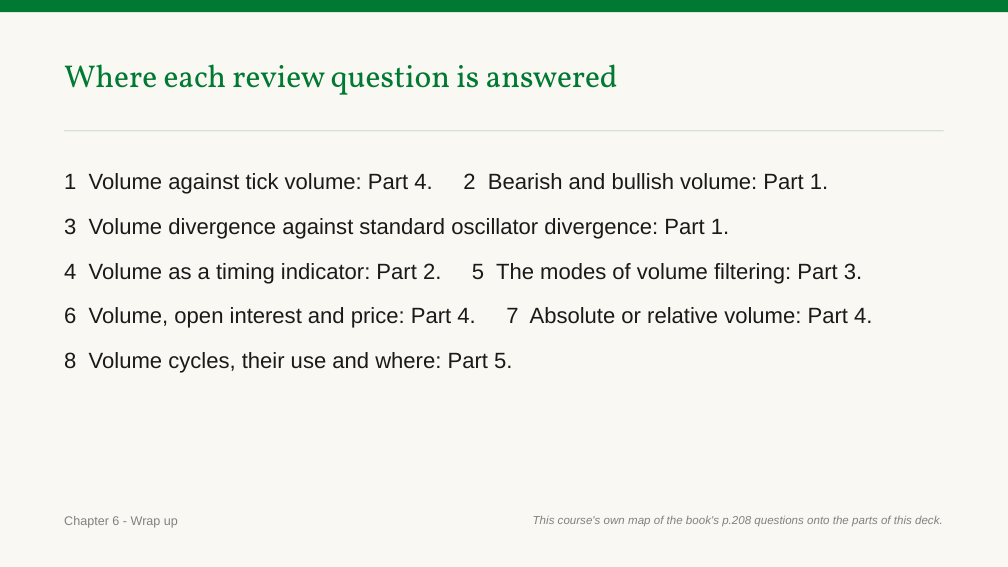
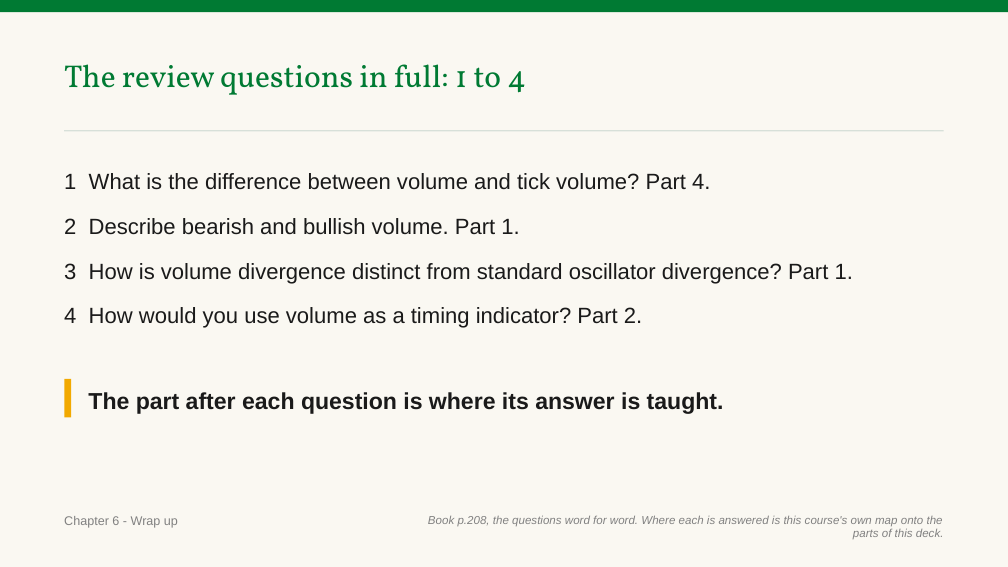
Before and after one commit to benjiesotelo-sudo/Telos_FIN1209, a slide deck: slide 172 of chapter-06/FIN1209-Chapter-06.pptx (slide 170 before the commit). Drawn at 1008x567 pixels with LibreOffice and Linux fonts; fonts in the diff are those of the drawing. Boxes give left, top, right and bottom in pixels: in the first picture for what was removed or moved away, otherwise in the second. Text is boxed around its words. In the diff, an @@ line names an element or a change of style, - is before the commit and + after.

```diff
--- a/chapter-06/FIN1209-Chapter-06.pptx
+++ b/chapter-06/FIN1209-Chapter-06.pptx
@@ text at (64,64,526,95): text changed @@
-Where each review question is answered
+The review questions in full: 1 to 4
@@ text at (64,173,853,328): text changed @@
-1 Volume against tick volume: Part 4. 2 Bearish and bullish volume: Part 1.
-3 Volume divergence against standard oscillator divergence: Part 1.
-4 Volume as a timing indicator: Part 2. 5 The modes of volume filtering: Part 3.
-6 Volume, open interest and price: Part 4. 7 Absolute or relative volume: Part 4.
-8 Volume cycles, their use and where: Part 5.
+1 What is the difference between volume and tick volume? Part 4.
+2 Describe bearish and bullish volume. Part 1.
+3 How is volume divergence distinct from standard oscillator divergence? Part 1.
+4 How would you use volume as a timing indicator? Part 2.
@@ rectangle added at (64,379,71,417), fill #F2A900 @@
@@ text added at (88,392,724,414), 22 pt, text #1A1A1A, bold @@
+The part after each question is where its answer is taught.
@@ text at (428,515,944,539): text changed @@
-This course's own map of the book's p.208 questions onto the parts of this deck.
+Book p.208, the questions word for word. Where each is answered is this course's own map onto the parts of this deck.
```
Also in this commit, not shown: 26 other slides changed, 4 slides added, 3 other files.
